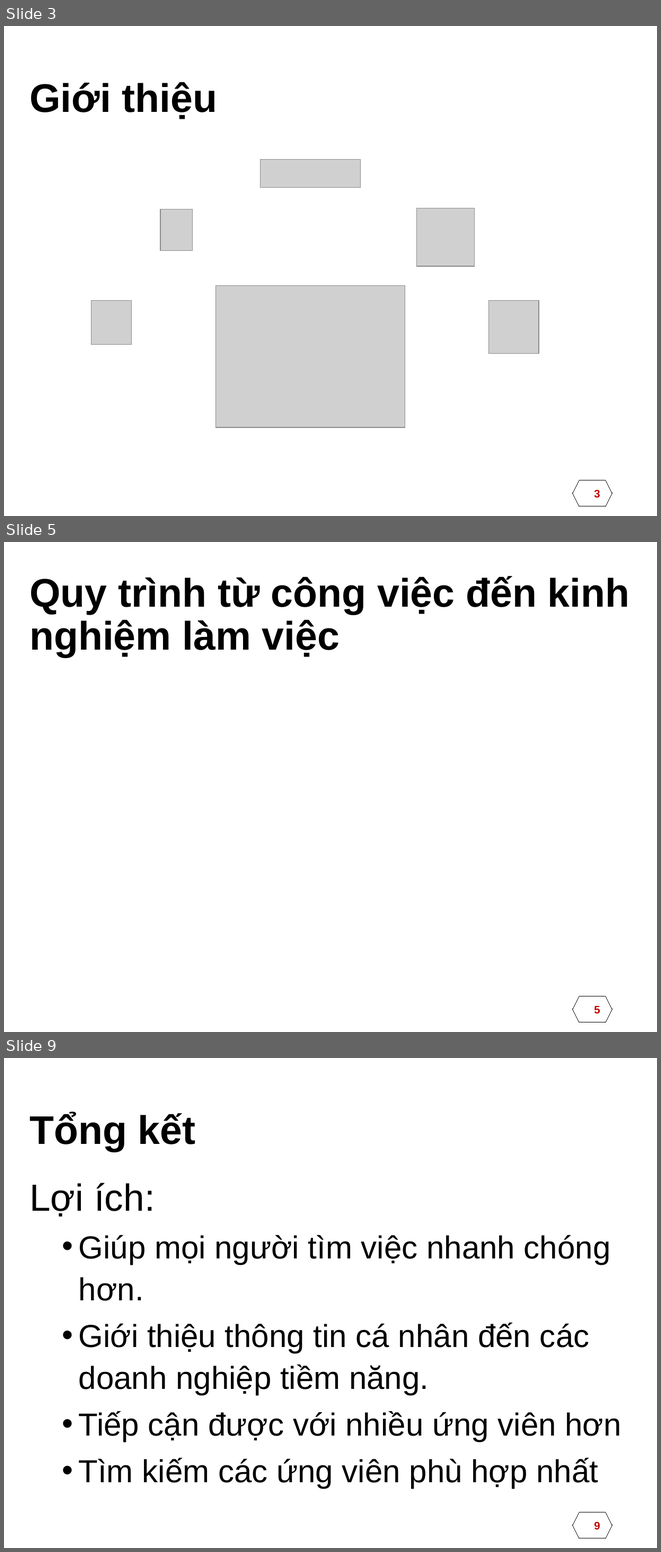
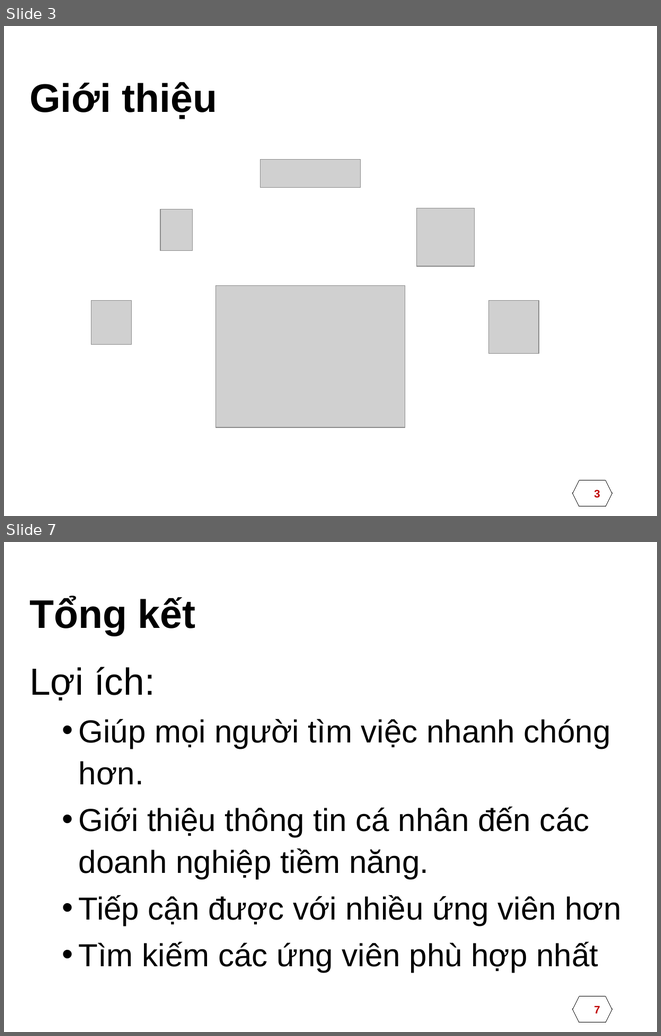
Before and after one commit to huytd-it/itconnect.pw, a slide deck: documents/DATN.pptx. Shown one above the other, each under a label of ours: slides 3, 5 and 9 before the commit, slides 3 and 7 after it; the slides between them are not shown. The pictures are 661x1552 and 661x1036 pixels, drawn with LibreOffice and Linux fonts; fonts in the diff are those of the drawing; grey boxes stand for pictures; background and template pictures are left out. Boxes give left, top, right and bottom in pixels: in the first picture for what was removed or moved away, otherwise in the second. Text is boxed around its words. In the diff, an @@ line names an element or a change of style, - is before the commit and + after.

```diff
--- a/documents/DATN.pptx
+++ b/documents/DATN.pptx
@@ slide 5 removed at [4, 542, 657, 1032], background picture (left out) @@
@@ title removed at [29, 576, 630, 657] @@
-Quy trình từ công việc đến kinh nghiệm làm việc
@@ page number removed at [573, 996, 612, 1022] @@
-5
@@ what was slide 9 is now slide 7 @@
@@ page number at [594, 1006, 600, 1013]: text changed @@
-9
+7
```
Also in this commit, not shown: 4 slides changed, 1 slide added, 2 other slides removed, 25 other files.
